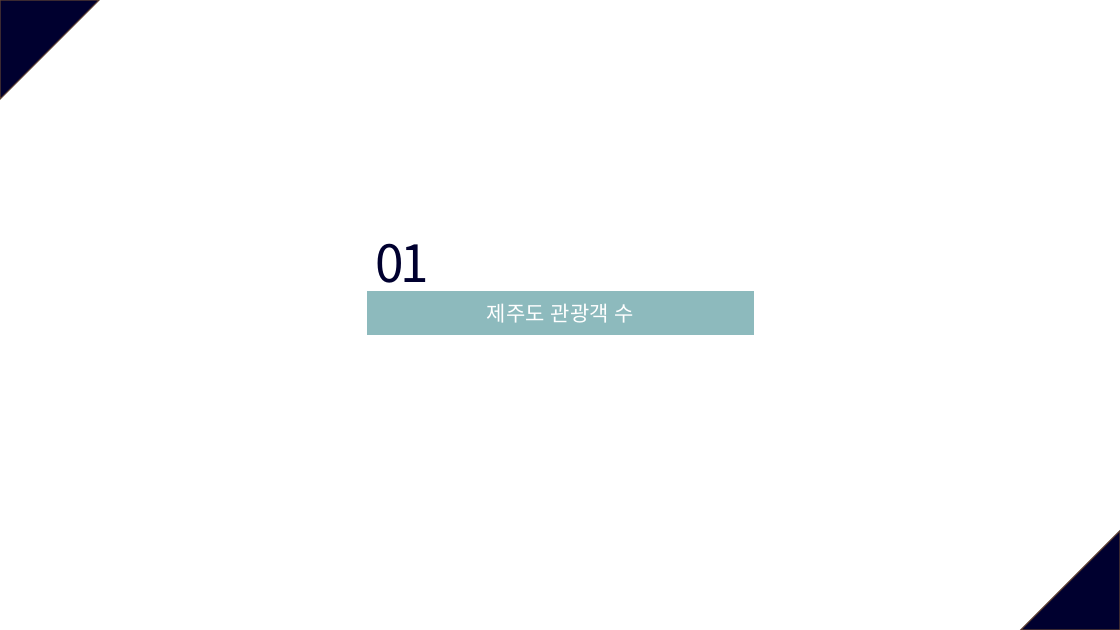
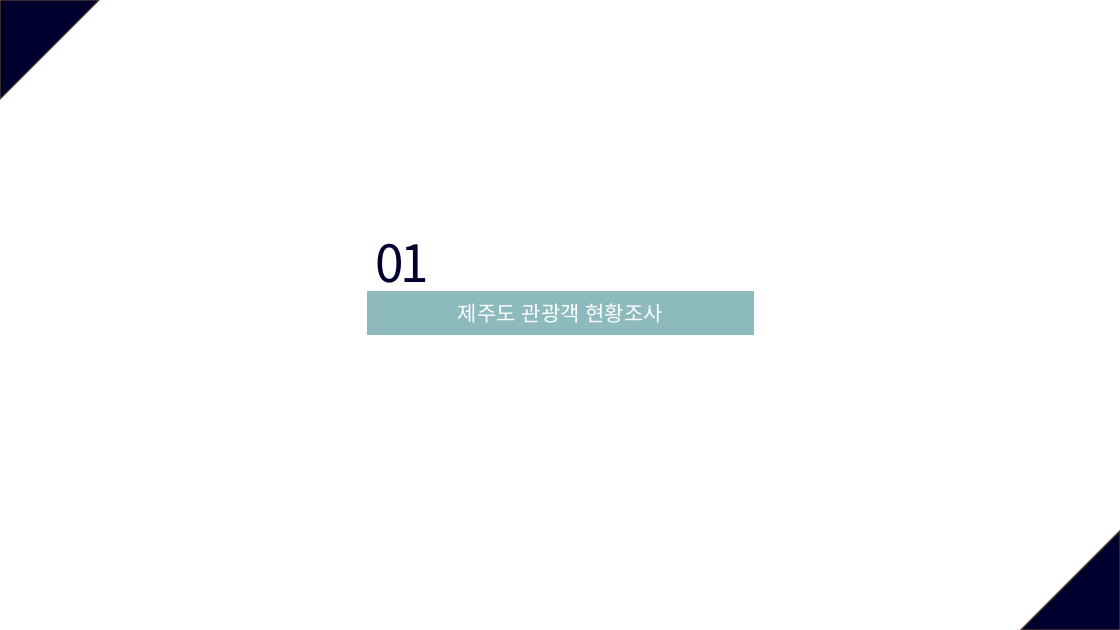
Before and after one commit to so-jeong0127/6-project, a slide deck: slide 3 of 6조_외부환경영향.pptx. Drawn at 1120x630 pixels with LibreOffice and Linux fonts; fonts in the diff are those of the drawing. Boxes give left, top, right and bottom in pixels: in the first picture for what was removed or moved away, otherwise in the second. Text is boxed around its words. In the diff, an @@ line names an element or a change of style, - is before the commit and + after.

```diff
--- a/6조_외부환경영향.pptx
+++ b/6조_외부환경영향.pptx
@@ text in rectangle at box(458, 303, 663, 323): text changed @@
-제주도 관광객 수
+제주도 관광객 현황조사
```
Also in this commit, not shown: 7 other slides changed.
